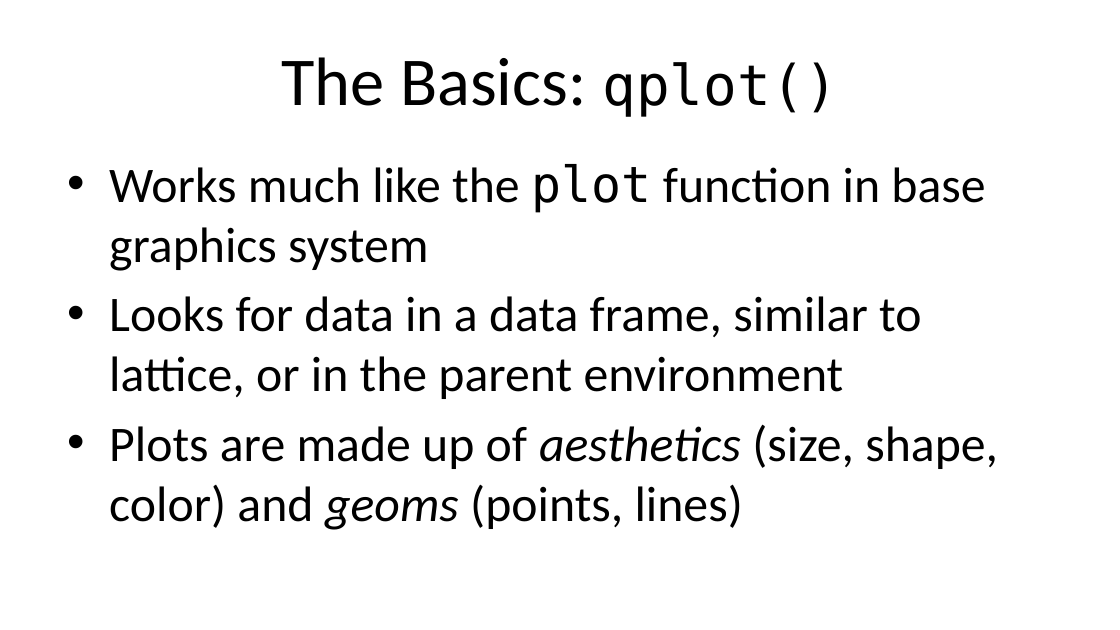
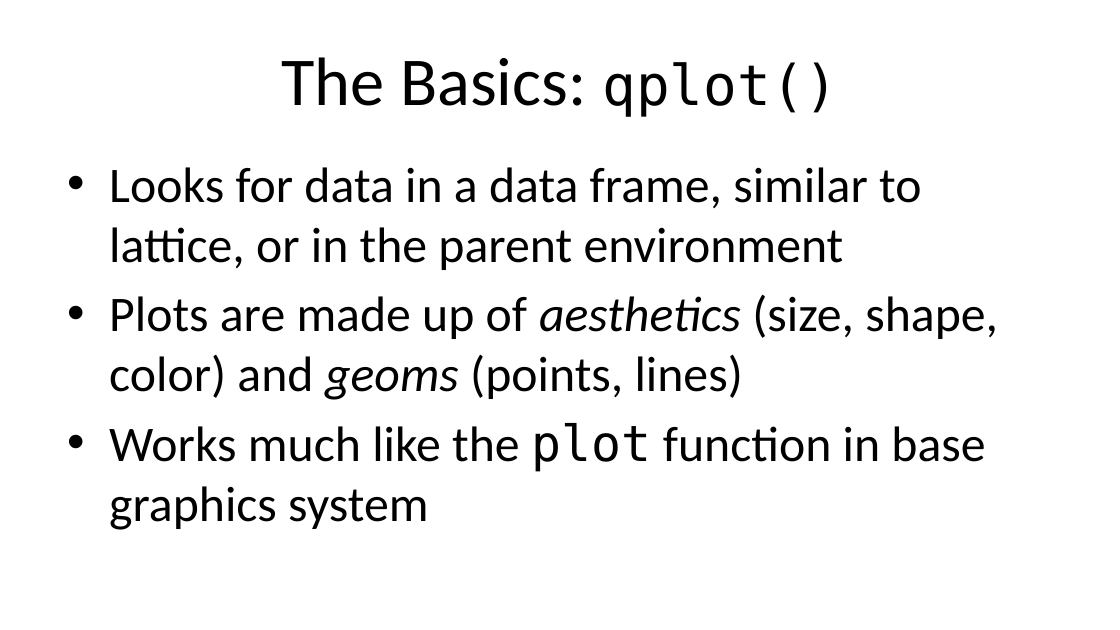
Before and after one commit to Max201510/Biostat776, a slide deck: slide 10 of notes/ggplot2_part1.pptx. Drawn at 1120x630 pixels with LibreOffice and Linux fonts; fonts in the diff are those of the drawing. Boxes give left, top, right and bottom in pixels: in the first picture for what was removed or moved away, otherwise in the second. Text is boxed around its words. In the diff, an @@ line names an element or a change of style, - is before the commit and + after.

```diff
--- a/notes/ggplot2_part1.pptx
+++ b/notes/ggplot2_part1.pptx
@@ text at (109, 164, 985, 271): paragraph removed @@
-• Works much like the plot function in base graphics system
@@ text at (109, 423, 985, 530): paragraph added @@
+• Works much like the plot function in base graphics system
```
Also in this commit, not shown: 7 other slides changed, 1 slide added.
